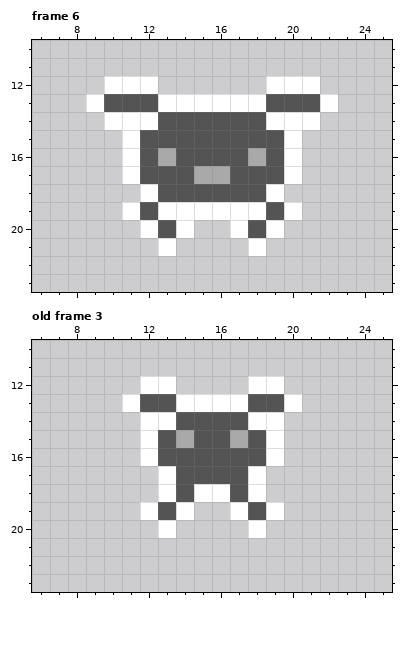
Two versions of one pixel-art file, assets/entities/enemies.aseprite. The picture above was drawn from the file before the commit.
32x32 pixels, 6 frames. Shown: frame 6: x 6..25, y 10..23; old frame 3: x 6..25, y 10..23. The commit also changed other frames, which this record leaves out.
New version:
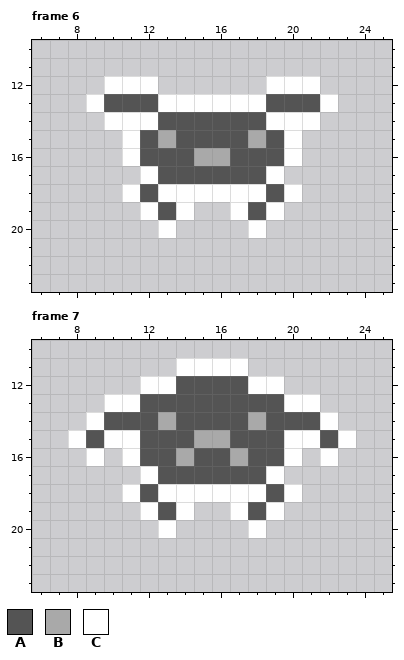
Palette (. is transparent): A #545454  B #a9a9a9  C #ffffff
A new or re-ordered frame is compared with the old frame closest to it.
Commit message: waves: generate correct enemies, difficulty
The edit:
frames 6 -> 9
--- frame 6
@@ x 9..22 @@
 14 .CCCAAAAAACCC.
-15 ..CAAAAAAAAC..
-16 ..CABAAAABAC..
-17 ..CAAABBAAAC..
-18 ...CAAAAAAC...
-19 ..CACCCCCCAC..
-20 ...CAC..CAC...
-21 ....C....C....
+15 ..CABAAAABAC..
+16 ..CAAABBAAAC..
+17 ...CAAAAAAC...
+18 ..CACCCCCCAC..
+19 ...CAC..CAC...
+20 ....C....C....
+21 ..............
 22 ..............
--- frame 7 is new; against old frame 3
@@ x 6..25 @@
 10 ....................
-11 ....................
-12 ......CC....CC......
-13 .....CAACCCCAAC.....
-14 ......CCAAAACC......
-15 ......CABAABAC......
-16 ......CAAAAAAC......
-17 .......CAAAAC.......
-18 .......CACCAC.......
+11 ........CCCC........
+12 ......CCAAAACC......
+13 ....CCAAAAAAAACC....
+14 ...CAAABAAAABAAAC...
+15 ..CACCAAABBAAACCAC..
+16 ...C.CAABAABAAC.C...
+17 ......CAAAAAAC......
+18 .....CACCCCCCAC.....
 19 ......CAC..CAC......
